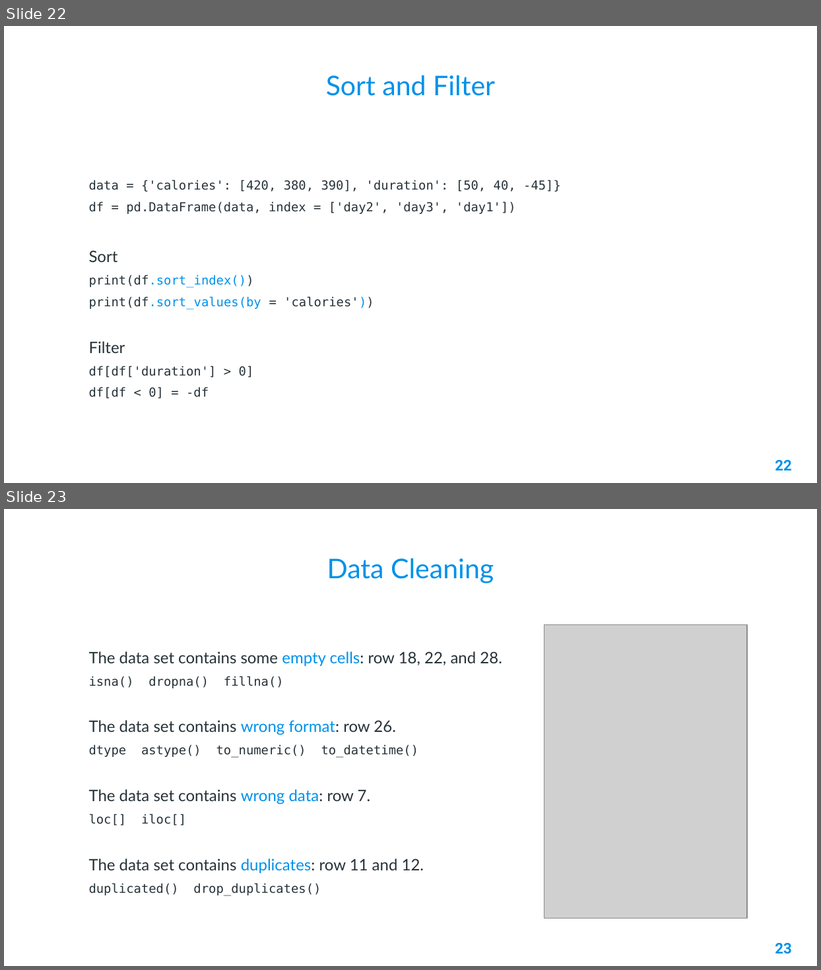
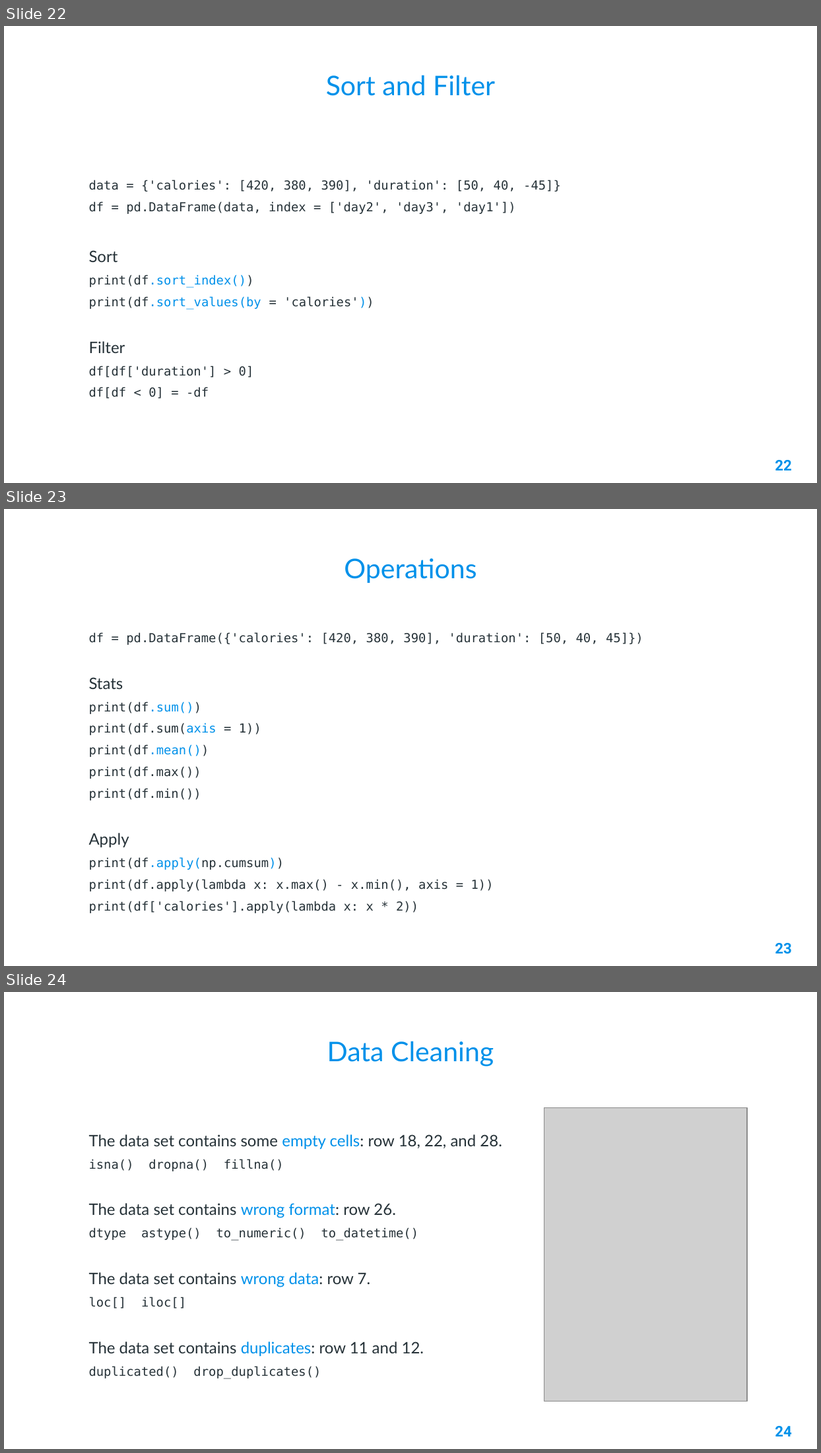
Before and after one commit to AleeRezaa/learn-python, a slide deck: Powerpoint/2 Data Science.pptx. Shown one above the other, each under a label of ours: slides 22 and 23 before the commit, slides 22, 23 and 24 after it. The pictures are 821x970 and 821x1453 pixels, drawn with LibreOffice and Linux fonts; fonts in the diff are those of the drawing; grey boxes stand for pictures; background and template pictures are left out. Boxes give left, top, right and bottom in pixels: in the first picture for what was removed or moved away, otherwise in the second. Text is boxed around its words. In the diff, an @@ line names an element or a change of style, - is before the commit and + after.

Commit message:
add pd operations

```diff
--- a/Powerpoint/2 Data Science.pptx
+++ b/Powerpoint/2 Data Science.pptx
@@ slide 23 added at (x1=4, y1=509, x2=817, y2=966), background picture (left out) @@
@@ title added at (x1=344, y1=559, x2=477, y2=583), 24 pt, text #0091EA @@
+Operations
@@ text added at (x1=89, y1=632, x2=644, y2=914), 11 pt, text #263238 @@
+df = pd.DataFrame({'calories': [420, 380, 390], 'duration': [50, 40, 45]})
+Stats
+print(df.sum())
+print(df.sum(axis = 1))
+print(df.mean())
+print(df.max())
+print(df.min())
+Apply
+print(df.apply(np.cumsum))
+print(df.apply(lambda x: x.max() - x.min(), axis = 1))
+print(df['calories'].apply(lambda x: x * 2))
@@ page number added at (x1=775, y1=943, x2=791, y2=955), 13 pt, text #0091EA, bold @@
+23
@@ what was slide 23 is now slide 24 @@
@@ page number at (x1=775, y1=1426, x2=791, y2=1437): text changed @@
-23
+24
```
Also in this commit, not shown: 1 slide changed, 2 other files.
